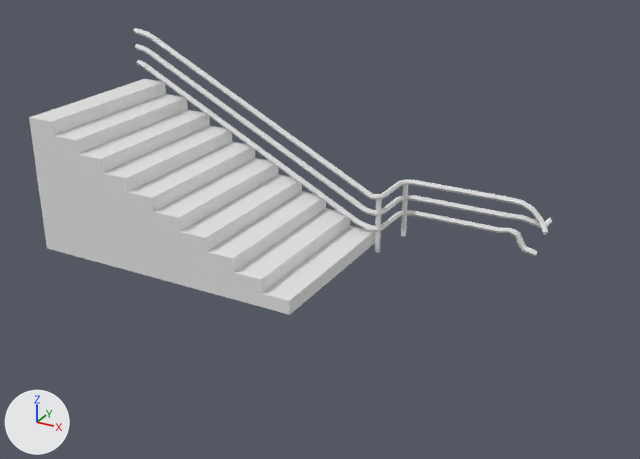
What one commit did to the Blender file New Unity Project/Assets/Imported/Assets/Gelaender.blend.
Camera for both pictures: a camera (50 mm lens) standing at (5.14, -13.2, 56.63) and looking at (-1.7, -0.76, 50.41). The lights are fixed; the arrows at lower left show +X, +Y and +Z.

In view in the first picture: 'Gel_Kaputt', 'Gel_Ku_aussen', 'Gel_Ku_innen', 'Gel_Mitte', 'Gel_Treppe', 'gW2_Treppe'.
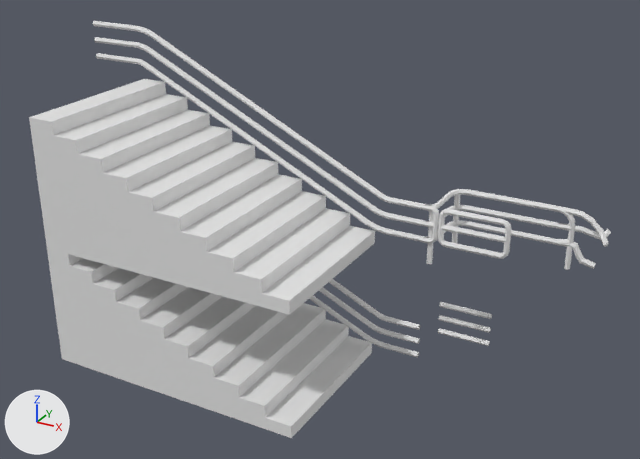
What differs and where, as boxes (x1, y1, x2, y2) in the pictures (640 x 459 px):
'gW2_Treppe.001', now drawn: after (47, 249, 372, 438)
'Gel_Treppe', reshaped (23% wider, 6% taller): before (134, 28, 373, 231); after (133, 26, 426, 242)
'Gel_Ku_innen', moved: before (382, 179, 447, 236); after (437, 189, 502, 243)
'Gel_Mitte', moved: before (445, 186, 502, 233); after (498, 196, 560, 244)
'Gel_TreppeUnten', added: after (309, 279, 421, 357)
'Gel_Kaputt', moved: before (498, 196, 552, 256); after (555, 206, 611, 269)
'Gel_Tor', added: after (438, 209, 511, 259)
'Gel_Mitte.003', added: after (438, 302, 492, 346)
'Gel_Ku_aussen', moved: before (371, 193, 386, 253); after (424, 203, 440, 264)
'Gel_Mitte.001', added: after (93, 21, 137, 64)
'Gel_Anfang', shown: after (555, 210, 575, 270)
'Gel_TorRahmen', added: after (423, 204, 439, 243)
part 2 of me_cube_005, rebuilt (22% wider, 7% taller): before (136, 60, 372, 231); after (136, 59, 424, 242)
part 3 of me_cube_005, rebuilt (22% wider, 8% taller): before (135, 44, 372, 215); after (135, 42, 425, 226)
part 4 of me_cube_005, added: after (133, 26, 426, 210)
part 5 of me_cube_005, cut back: before (134, 28, 373, 199)

The edits, one by one:
me_cube_007 is used by ob_gw2_treppe_001; location (-6.0, -3.0, 50.0).
me_cube_007 had 9 vertices, 0 faces, 5 loose edges and spanned x 0.0..7.4, y 3.0, z 0.0..7.4.
me_cube_007 now has 152 vertices, 150 faces and spans x 0.0..5.0, y 0.0..3.0, z 0.0..2.4.
me_cube_007 part 1: 3 vertices removed from x 0.0..5.0, y 3.0, z 0.0..2.4; 149 vertices added at x 0.0..5.0, y 0.0..3.0, z 0.0..2.4.
me_cube_005 is used by ob_gel_treppe; location (-6.0, 0.0, 50.0).
me_cube_005 had 88 vertices, 71 faces and spanned x 0.0..5.0, y -0.2..-0.1, z 0.31..3.39.
me_cube_005 now has 164 vertices, 144 faces, 1 loose edge and spans x 0.0..6.0, y -0.2..-0.07, z 0.31..3.44.
me_cube_005 part 2: the loose piece of 30 vertices spanning x 0.0..5.0, y -0.2..-0.1, z 0.31..2.79 is rebuilt with 54 vertices and now spans x 0.0..6.0, y -0.2..-0.1, z 0.31..2.81.
me_cube_005 part 3: the loose piece of 30 vertices spanning x 0.0..5.0, y -0.2..-0.1, z 0.61..3.09 is rebuilt with 54 vertices and now spans x 0.0..6.0, y -0.2..-0.1, z 0.61..3.13.
me_cube_005 part 4: a new loose piece of 54 vertices spanning x 0.0..6.0, y -0.2..-0.1, z 0.91..3.44.
Part 5, on me_cube_005:
27 vertices are removed from x 0.0..5.0, y -0.2..-0.1, z 0.91..3.39.
23 faces are deleted.
1 vertex is added at (5.0, -0.07, 0.99).
1 loose edge is added.
Mesh me_cube_006 is new.
It has 108 vertices, 102 faces and spans x 0.057..1.293, y -0.05..0.05, z -0.343..0.343.
Mesh me_cube_008 is new.
It has 72 vertices, 60 faces and spans x 0.0..0.243, y -0.2..-0.1, z 0.307..0.993.
Mesh me_cube_014 is new.
It has 164 vertices, 144 faces, 1 loose edge and spans x 0.0..6.0, y -0.2..-0.07, z 0.29..3.28.
Object 'Gel_Kaputt' (ob_gel_kaputt) moves from (1.0, 0.0, 50.0) to (2.0, 0.0, 50.0).
Object 'gW2_Treppe.001' (ob_gw2_treppe_001) moves from (-6.0, -3.0, 50.0) to (-6.0, -3.0, 47.71).
Object 'gW2_Treppe.001' (ob_gw2_treppe_001) is rescaled from (1.0, 1.0, 1.0) to (1.0, 1.0, 0.954).
Object 'Gel_Ku_aussen' (ob_gel_ku_aussen) moves from (-1.0, 0.0, 50.0) to (0.0, 0.0, 50.0).
Object 'Gel_Ku_innen' (ob_gel_ku_innen) moves from (0.0, 0.0, 50.0) to (1.0, 0.0, 50.0).
Object 'Gel_Mitte' (ob_gel_mitte) moves from (0.0, 0.0, 50.0) to (1.0, 0.0, 50.0).
Object 'Gel_Anfang' (ob_gel_anfang) is now shown.
Object 'Gel_Anfang' (ob_gel_anfang) moves from (1.0, 0.0, 50.0) to (2.0, 0.0, 50.0).
Object 'Gel_Tor' (ob_gel_tor) is new; it shows me_cube_006.
Its location is (0.2, -0.15, 50.65).
Object 'Gel_TorRahmen' (ob_gel_torrahmen) is new; it shows me_cube_008.
Its location is (0.0, 0.0, 50.0).
Object 'Gel_Mitte.001' (ob_gel_mitte_001) is new; it shows a copy of the mesh of ob_gel_mitte.
Its location is (-7.0, -1.0, 52.4).
Its scale is (1.0, 1.0, 1.05).
Object 'Gel_Mitte.003' (ob_gel_mitte_003) is new; it shows a copy of the mesh of ob_gel_mitte.
Its location is (0.0, 0.0, 47.71).
Its scale is (1.0, 1.0, 0.954).
Object 'Gel_TreppeUnten' (ob_gel_treppeunten) is new; it shows me_cube_014.
Its location is (-6.0, 0.0, 47.71).
